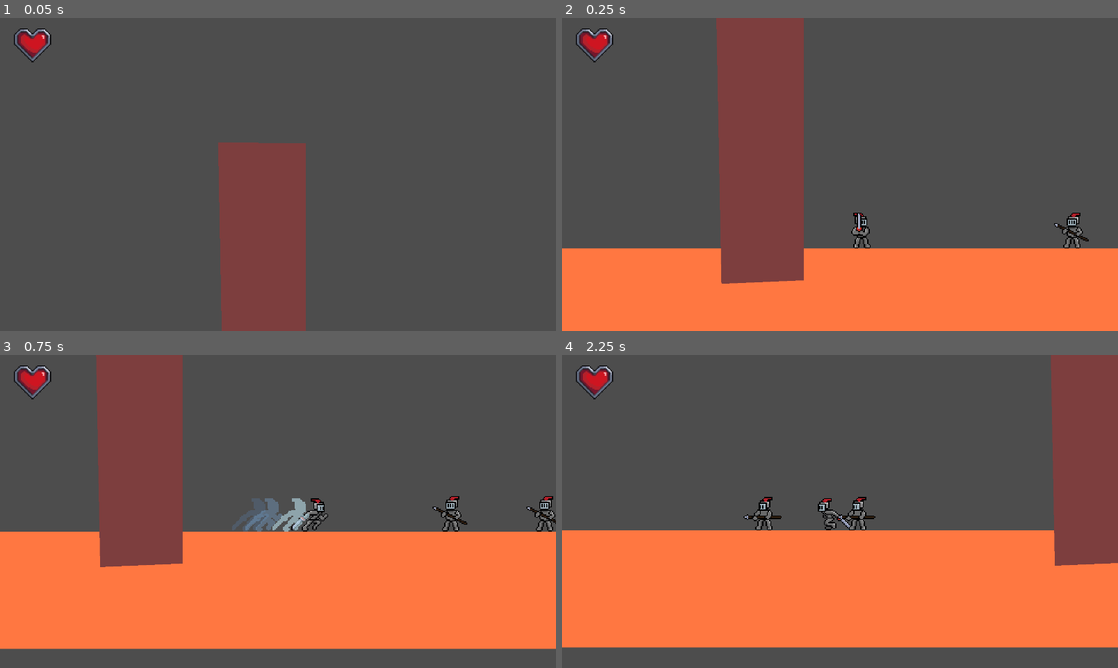
Above: before the commit, frames 1-4 (two rows, left to right).
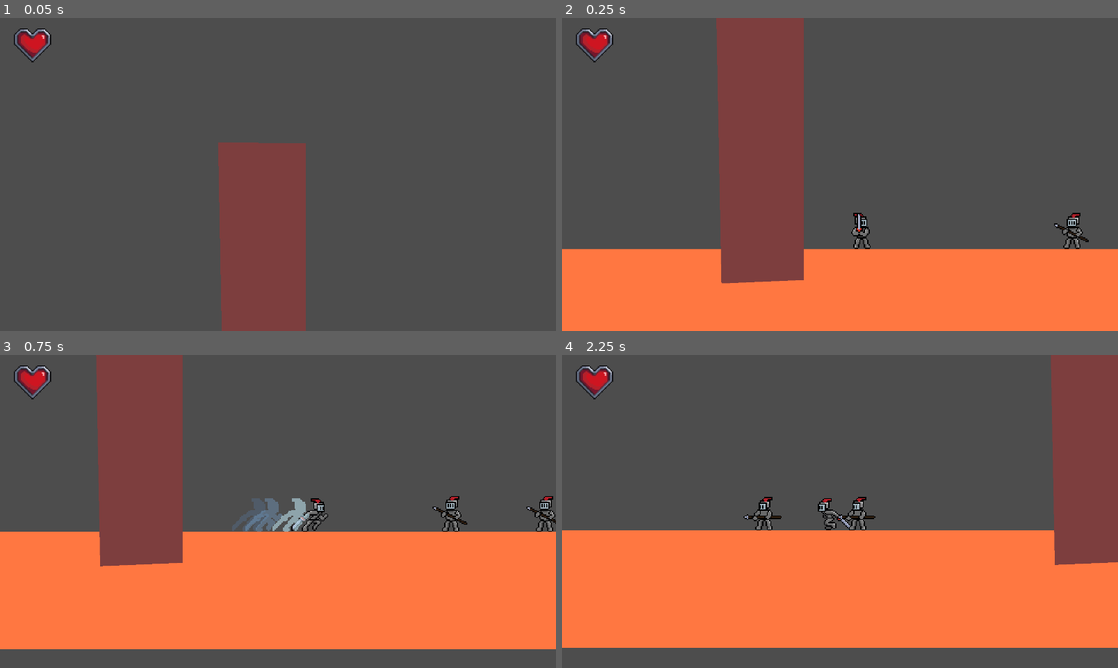
Above: after the commit, the same moments.

Repository: FlimFlamSlammer/LKOTe-game
Game: Godot game, scene res://scenes/world.tscn
Two runs of this game, one before a commit and one after it. Both use one fixed random seed, a clock stepped at 60 frames per second and the inputs below.
Inputs:
- Up to frame 1 (0.05 s): no input
- Up to frame 2 (0.25 s): no input
- Up to frame 3 (0.75 s): hold Right (move_right) from 0.53 s (still down); hold V (dodge) from 0.53 s (still down)
- Up to frame 4 (2.25 s): tap Space (jump) at 0.77, 1.52 s; release V (dodge) at 1.28 s; tap C (basic_attack) at 1.35 s; tap V (dodge) at 1.55 s; release Right (move_right) at 2.03 s; hold Left (move_left) from 2.03 s (still down); hold V (dodge) from 2.03 s (still down)

Frame 1 is identical in both runs. In frame 2, 0.6% of the frame differs, in the area x 0-100%, y 62-85%; in frame 3, 0.3%; in frame 4, 0.3%.

Commit message:
fixed wave spawner

Diff:
--- a/scenes/castle_fight.gd
+++ b/scenes/castle_fight.gd
@@ -6,9 +6,10 @@
 var wave: int = 1
 
 
-func _update() -> void:
+func _process(delta: float) -> void:
 	enemies = get_tree().get_node_count_in_group("Enemies")
-	if enemies == 0 or wave == 1:
+	if enemies == 0 and wave == 1:
+		get_tree().call_group("Walls", "queue_free")
 		wave += 1
 		var new_boss: Enemy = boss.instantiate()
 		new_boss.position.x = 100.0
--- a/scenes/castle_fight.tscn
+++ b/scenes/castle_fight.tscn
@@ -14,37 +14,37 @@
 position = Vector2(100, 240)
 impact = Array[float]([0.02, 0.02])
 
-[node name="StaticBody2D" type="StaticBody2D" parent="."]
+[node name="Floor" type="StaticBody2D" parent="."]
 position = Vector2(0, 65.58)
 scale = Vector2(3.10937, 3.10937)
 
-[node name="CollisionPolygon2D" type="CollisionPolygon2D" parent="StaticBody2D"]
+[node name="CollisionPolygon2D" type="CollisionPolygon2D" parent="Floor"]
 position = Vector2(-112.885, -122.211)
-scale = Vector2(0.321608, 0.321608)
+scale = Vector2(100, 0.322)
 polygon = PackedVector2Array(-34, 578, 1173, 578, 1171, 679, -26, 679)
 
-[node name="Polygon2D" type="Polygon2D" parent="StaticBody2D"]
+[node name="Polygon2D" type="Polygon2D" parent="Floor"]
 position = Vector2(-413.308, -122.211)
-scale = Vector2(1.04876, 0.321608)
+scale = Vector2(100, 0.322)
 color = Color(1, 0.466667, 0.254902, 1)
 polygon = PackedVector2Array(-34, 578, 1173, 578, 1172.05, 625.941, 1171, 679, -26, 679)
 
-[node name="StaticBody2D4" type="StaticBody2D" parent="."]
+[node name="Wall" type="StaticBody2D" parent="." groups=["Walls"]]
 
-[node name="CollisionPolygon2D" type="CollisionPolygon2D" parent="StaticBody2D4"]
+[node name="CollisionPolygon2D" type="CollisionPolygon2D" parent="Wall"]
 polygon = PackedVector2Array(50, 291, 50, 35, -26, 34, -21, 294)
 
-[node name="Polygon2D" type="Polygon2D" parent="StaticBody2D4"]
+[node name="Polygon2D" type="Polygon2D" parent="Wall"]
 color = Color(0.492188, 0.244171, 0.244171, 1)
 polygon = PackedVector2Array(50, 291, 50, 35, -26, 34, -21, 294)
 
-[node name="StaticBody2D3" type="StaticBody2D" parent="."]
+[node name="Wall1" type="StaticBody2D" parent="." groups=["Walls"]]
 position = Vector2(553.785, 0)
 
-[node name="CollisionPolygon2D" type="CollisionPolygon2D" parent="StaticBody2D3"]
+[node name="CollisionPolygon2D" type="CollisionPolygon2D" parent="Wall1"]
 polygon = PackedVector2Array(50, 291, 50, 35, -26, 34, -21, 294)
 
-[node name="Polygon2D" type="Polygon2D" parent="StaticBody2D3"]
+[node name="Polygon2D" type="Polygon2D" parent="Wall1"]
 color = Color(0.492188, 0.244171, 0.244171, 1)
 polygon = PackedVector2Array(50, 291, 50, 35, -26, 34, -21, 294)
 
--- a/scenes/enemies/cyrus.tscn
+++ b/scenes/enemies/cyrus.tscn
@@ -1,6 +1,6 @@
 [gd_scene load_steps=23 format=3 uid="uid://7ybkgftc64cb"]
 
-[ext_resource type="Script" path="res://scripts/enemies/cyrus/cyrus_wood_hat.gd" id="1_tn72u"]
+[ext_resource type="Script" path="res://scripts/enemies/cyrus/cyrus.gd" id="1_6mjfu"]
 [ext_resource type="PackedScene" uid="uid://bkwkq5rruh82g" path="res://scenes/projectiles/arrow.tscn" id="2_qijf8"]
 [ext_resource type="Texture2D" uid="uid://d04xmjhfat8yi" path="res://assets/cyrus-sheet.png" id="3_j4dsp"]
 [ext_resource type="Script" path="res://scripts/enemies/enemy_template/state_machine.gd" id="4_3kqwm"]
@@ -175,10 +175,10 @@
 tracks/0/interp = 1
 tracks/0/loop_wrap = true
 tracks/0/keys = {
-"times": PackedFloat32Array(0, 0.05, 0.15),
-"transitions": PackedFloat32Array(1, 1, 1),
-"update": 1,
-"values": [Vector2i(0, 6), Vector2i(1, 6), Vector2i(2, 6)]
+"times": PackedFloat32Array(),
+"transitions": PackedFloat32Array(),
+"update": 1,
+"values": []
 }
 
 [sub_resource type="Animation" id="Animation_hy26t"]
@@ -249,11 +249,11 @@
 
 [node name="Cyrus" type="CharacterBody2D" groups=["Camera Impactors", "Enemies", "Screenshakers"]]
 collision_layer = 2
-script = ExtResource("1_tn72u")
+script = ExtResource("1_6mjfu")
 arrow = ExtResource("2_qijf8")
 arrow_knockback = 3.0
 arrow_impact = 0.01
-max_health = 1000.0
+max_health = 300.0
 
 [node name="AnimationPlayer" type="AnimationPlayer" parent="."]
 libraries = {
@@ -330,3 +330,4 @@
 
 [node name="Hit" type="Node" parent="StateMachine/Phase1"]
 script = ExtResource("10_qbwgr")
+stun_multiplier = 0.1
--- a/scripts/enemies/cyrus/cyrus.gd
+++ b/scripts/enemies/cyrus/cyrus.gd
@@ -9,7 +9,6 @@
 @export var arrow_stun_time: float = 0.1
 @export var arrow_impact: float = 0.1
 
-@onready var dodge_cooldown: Timer = $DodgeCooldown
 @onready var substate_timer: Timer = $SubstateTimer
 @onready var state_timer: Timer = $StateTimer
 
--- a/scripts/enemies/cyrus/hit.gd
+++ b/scripts/enemies/cyrus/hit.gd
@@ -1 +1,5 @@
 extends EnemyHitState
+
+
+func _finish() -> void:
+	finished.emit("Backflipping")
--- a/scripts/enemies/enemy_template/substates/hit_state.gd
+++ b/scripts/enemies/enemy_template/substates/hit_state.gd
@@ -17,12 +17,12 @@
 	casted_owner.anim_player.play("hit")
 	casted_owner.anim_player.advance(0)
 
-	casted_owner.health -= data.damage
+	casted_owner.health -= data.damage * damage_multiplier
 	if (casted_owner.health <= 0):
 		casted_owner.queue_free()
 
-	stun_time = data.stun_time
-	knockback = data.knockback
+	stun_time = data.stun_time * stun_multiplier
+	knockback = data.knockback * knockback_multiplier
 	direction = data.direction
 
 	casted_owner.direction = -direction
@@ -56,6 +56,7 @@
 
 func _exit() -> void:
 	casted_owner.substate_timer.timeout.disconnect(_finish)
+	print('boom')
 
 
 func _finish() -> void:
